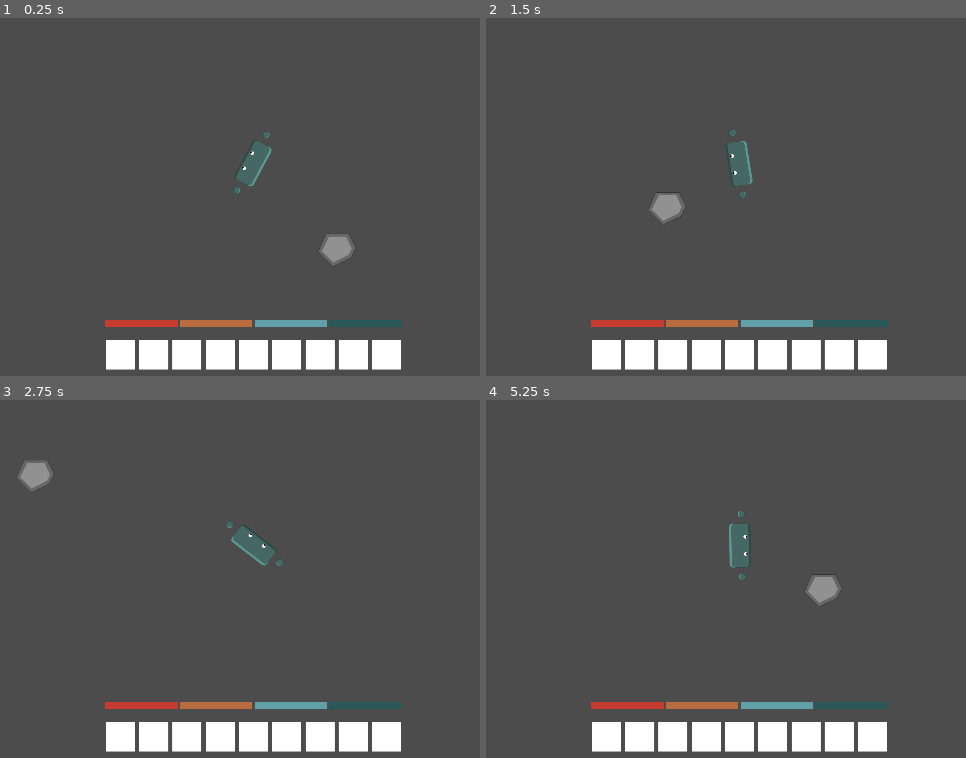
Above: before the commit, frames 1-4 (two rows, left to right).
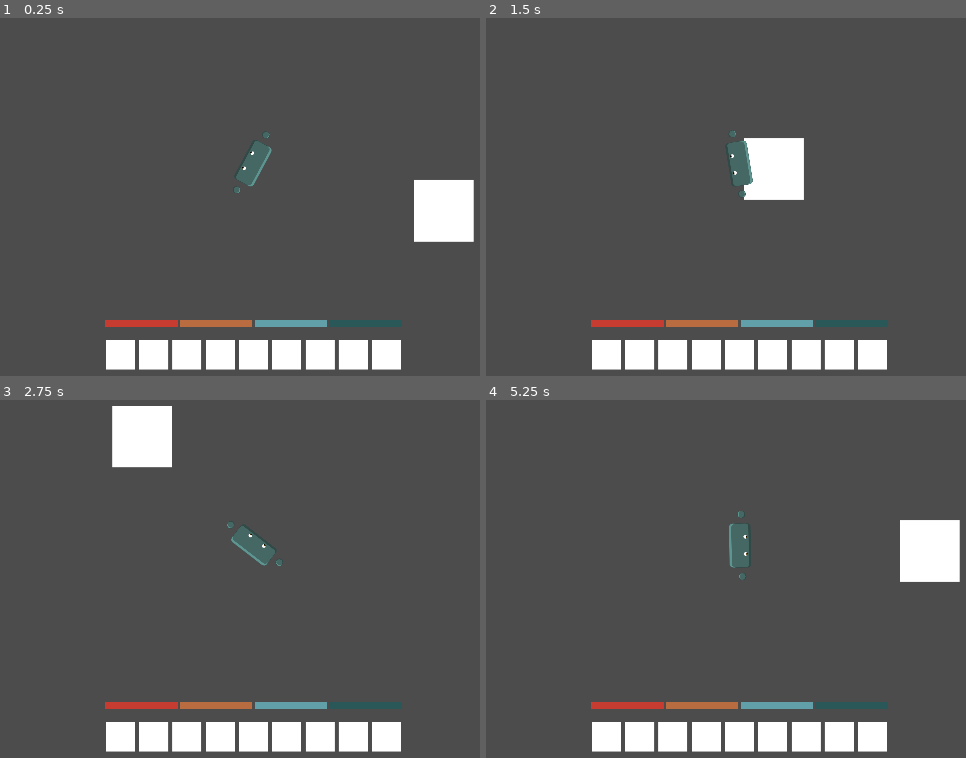
Above: after the commit, the same moments.

Repository: ZacharyLawrence13/HungarioGODOT
Game: Godot game, scene res://Main.tscn
Two runs of this game, one before a commit and one after it. Both use one fixed random seed, a clock stepped at 60 frames per second and the inputs below.
Inputs (mouse positions are in pixels of both pictures, inside the frame that each line leads up to):
- Up to frame 1 (0.25 s): no input
- Up to frame 2 (1.5 s): tap Enter at 0.5 s; move the mouse to (913, 139) at 0.52 s; hold Right (ui_right) 0.53-1.28 s; tap Space (ui_select) at 0.6, 0.77, 1.07, 1.35 s; move the mouse to (582, 186) at 1.27 s; hold Down (ui_down) from 1.28 s (still down)
- Up to frame 3 (2.75 s): tap Space (ui_select) at 1.52, 1.82, 2.1 s; move the mouse to (331, 446) at 2.02 s; release Down (ui_down) at 2.03 s; hold Right (ui_right) from 2.03 s (still down)
- Up to frame 4 (5.25 s): move the mouse to (697, 636) at 2.77 s; release Right (ui_right) at 2.78 s; hold Up (ui_up) 2.78-3.53 s; tap Space (ui_select) at 2.85, 3.02, 3.32, 3.6, 3.77, 4.07, 4.35, 4.52, 4.82, 5.1 s; move the mouse to (outside the picture) at 3.52 s; hold Left (ui_left) 3.53-5.03 s; move the mouse to (500, 478) at 4.27 s; move the mouse to (778, 546) at 5.02 s; hold Down (ui_down) from 5.03 s (still down)

The runs differ from the first frame. In frame 1, 2.6% of the frame differs, in the area x 49-99%, y 32-70%; in frame 2, 2.5%; in frame 3, 2.6%; in frame 4, 2.7%, in the area x 52-99%, y 32-58%.

Commit message:
Revert "rocks"
This reverts commit dc988bb200b4aeee71dcfb09fd617e55854cadc2.

Diff:
--- a/HUD.tscn
+++ b/HUD.tscn
@@ -1,6 +1,6 @@
 [gd_scene load_steps=2 format=2]
 
-[ext_resource path="res://Assets/HUD Icons/White_square.png" type="Texture" id=1]
+[ext_resource path="res://Assets/White_square.png" type="Texture" id=1]
 
 [node name="HUD" type="CanvasLayer"]
 
--- a/Main.gd
+++ b/Main.gd
@@ -22,10 +22,3 @@
 
 func night():
 	pass #do night things
-
-func _on_Player_hit_rock():
-	if $Rock.rock_amount <= 0:
-		print ("This resource is empty")
-		return
-	else:
-		$Rock.rock_amount -= 10
--- a/Main.tscn
+++ b/Main.tscn
@@ -1,31 +1,32 @@
 [gd_scene load_steps=5 format=2]
 
 [ext_resource path="res://Main.gd" type="Script" id=1]
-[ext_resource path="res://Player.tscn" type="PackedScene" id=2]
-[ext_resource path="res://HUD.tscn" type="PackedScene" id=3]
-[ext_resource path="res://Rock.tscn" type="PackedScene" id=4]
+[ext_resource path="res://Assets/White_square.png" type="Texture" id=2]
+[ext_resource path="res://Player.tscn" type="PackedScene" id=3]
+[ext_resource path="res://HUD.tscn" type="PackedScene" id=4]
 
-[node name="Main" type="Node" index="0"]
+[node name="Main" type="Node"]
 
 script = ExtResource( 1 )
 day = null
 
-[node name="Player" parent="." index="0" instance=ExtResource( 2 )]
+[node name="White_square" type="Sprite" parent="." index="0"]
 
-[node name="HUD" parent="." index="1" instance=ExtResource( 3 )]
+position = Vector2( 557.286, 213.192 )
+scale = Vector2( 0.205011, 0.212385 )
+texture = ExtResource( 2 )
 
-[node name="DayTimer" type="Timer" parent="." index="2"]
+[node name="Player" parent="." index="1" instance=ExtResource( 3 )]
+
+scale = Vector2( 0.75, 0.75 )
+
+[node name="HUD" parent="." index="2" instance=ExtResource( 4 )]
+
+[node name="DayTimer" type="Timer" parent="." index="3"]
 
 process_mode = 1
 wait_time = 150.0
 one_shot = false
 autostart = true
 
-[node name="Rock" parent="." index="3" instance=ExtResource( 4 )]
-
-position = Vector2( 200, 200 )
-_sections_unfolded = [ "Transform" ]
-
-[connection signal="hit_rock" from="Player" to="." method="_on_Player_hit_rock"]
-
 [connection signal="timeout" from="DayTimer" to="." method="_on_DayTimer_timeout"]
--- a/Player.gd
+++ b/Player.gd
@@ -1,13 +1,9 @@
 extends Area2D
-
-signal hit_rock
 
 export (int) var speed
 
 export (int) var food = 5
 export (int) var health = 50
-
-export (int) var rocks = 0
 
 var velocity = Vector2()
 var screensize = Vector2(1920, 1080)
@@ -47,14 +43,8 @@
 	#THIS IS ONLY TEMP
 	#when space is pressed...
 	if Input.is_action_just_pressed("ui_select"):
-
-		#print("Added 5 food!")
-		food += 5									## WHEN FOOD IS EATEN, THIS ADDS FOOD
-
-		print ("Subtracted 10 from this rock")		####
-		emit_signal("hit_rock")						#### ROCK STUFF
-		rocks += 10									#### ADDS ROCKS, SENDS OUT A SIGNAL
-		print ("Player now has ", rocks, " rocks")	####
+		print("Added 5 food!")
+		food += 5
 
 	#if food is more than none...
 	if food > 0:
--- a/Player.tscn
+++ b/Player.tscn
@@ -1,38 +1,36 @@
-[gd_scene load_steps=18 format=2]
+[gd_scene load_steps=5 format=2]
 
 [ext_resource path="res://Player.gd" type="Script" id=1]
-[ext_resource path="res://Assets/Player/Idle/Player_Idle_01.png" type="Texture" id=2]
-[ext_resource path="res://Assets/Player/Idle/Player_Idle_02.png" type="Texture" id=3]
-[ext_resource path="res://Assets/Player/Idle/Player_Idle_03.png" type="Texture" id=4]
-[ext_resource path="res://Assets/Player/Idle/Player_Idle_04.png" type="Texture" id=5]
-[ext_resource path="res://Assets/Player/Idle/Player_Idle_05.png" type="Texture" id=6]
-[ext_resource path="res://Assets/Player/Idle/Player_Idle_06.png" type="Texture" id=7]
-[ext_resource path="res://Assets/Player/Idle/Player_Idle_07.png" type="Texture" id=8]
-[ext_resource path="res://Assets/Player/Idle/Player_Idle_08.png" type="Texture" id=9]
-[ext_resource path="res://Assets/Player/Idle/Player_Idle_09.png" type="Texture" id=10]
-[ext_resource path="res://Assets/Player/Idle/Player_Idle_10.png" type="Texture" id=11]
-[ext_resource path="res://Assets/Player/Idle/Player_Idle_11.png" type="Texture" id=12]
-[ext_resource path="res://Assets/Player/Idle/Player_Idle_12.png" type="Texture" id=13]
-[ext_resource path="res://Assets/Player/Idle/Player_Idle_13.png" type="Texture" id=14]
-[ext_resource path="res://Assets/Player/Idle/Player_Idle_14.png" type="Texture" id=15]
+[ext_resource path="res://Assets/Player/Idle/Player_Idle.png" type="Texture" id=2]
 
-[sub_resource type="SpriteFrames" id=1]
-
-animations = [ {
-"frames": [ ExtResource( 2 ), ExtResource( 3 ), ExtResource( 4 ), ExtResource( 5 ), ExtResource( 6 ), ExtResource( 7 ), ExtResource( 8 ), ExtResource( 9 ), ExtResource( 10 ), ExtResource( 11 ), ExtResource( 12 ), ExtResource( 13 ), ExtResource( 14 ), ExtResource( 15 ) ],
-"loop": true,
-"name": "idle",
-"speed": 14.0
-} ]
-
-[sub_resource type="RectangleShape2D" id=2]
+[sub_resource type="RectangleShape2D" id=1]
 
 custom_solver_bias = 0.0
 extents = Vector2( 71.1106, 32.4032 )
 
+[sub_resource type="Animation" id=2]
+
+resource_name = "idle"
+length = 1.0
+loop = true
+step = 0.1
+tracks/0/type = "value"
+tracks/0/path = NodePath(".:frame")
+tracks/0/interp = 1
+tracks/0/loop_wrap = true
+tracks/0/imported = false
+tracks/0/enabled = true
+tracks/0/keys = {
+"times": PoolRealArray( 0, 1 ),
+"transitions": PoolRealArray( 1, 1 ),
+"update": 0,
+"values": [ 0, 13 ]
+}
+
 [node name="Player" type="Area2D" index="0"]
 
-scale = Vector2( 0.75, 0.75 )
+position = Vector2( 100, 100 )
+scale = Vector2( 0.2, 0.2 )
 input_pickable = true
 gravity_vec = Vector2( 0, 1 )
 gravity = 98.0
@@ -45,19 +43,12 @@
 speed = 500
 food = 5
 health = 50
-rocks = 0
 
-[node name="AnimatedSprite" type="AnimatedSprite" parent="." index="0"]
+[node name="CollisionShape2D" type="CollisionShape2D" parent="." index="0"]
 
-frames = SubResource( 1 )
-animation = "idle"
-frame = 11
+shape = SubResource( 1 )
 
-[node name="CollisionShape2D" type="CollisionShape2D" parent="." index="1"]
-
-shape = SubResource( 2 )
-
-[node name="Camera2D" type="Camera2D" parent="." index="2"]
+[node name="Camera2D" type="Camera2D" parent="." index="1"]
 
 anchor_mode = 1
 rotating = false
@@ -83,6 +74,25 @@
 editor_draw_drag_margin = false
 _sections_unfolded = [ "Drag Margin" ]
 
+[node name="Sprite" type="Sprite" parent="." index="2"]
+
+texture = ExtResource( 2 )
+vframes = 5
+hframes = 3
+frame = 13
+region_rect = Rect2( 240, 0, 0, 0 )
+_sections_unfolded = [ "Animation" ]
+
+[node name="AnimationPlayer" type="AnimationPlayer" parent="Sprite" index="0"]
+
+root_node = NodePath("..")
+autoplay = "idle"
+playback_process_mode = 1
+playback_default_blend_time = 0.0
+playback_speed = 1.0
+anims/idle = SubResource( 2 )
+blend_times = [  ]
+
 [node name="HungerTimer" type="Timer" parent="." index="3"]
 
 process_mode = 1
--- a/Rock.gd
+++ /dev/null
@@ -1,17 +0,0 @@
-extends Area2D
-
-var rock_amount = 100
-
-func _ready():
-	pass
-
-func _process(delta):
-	print (rock_amount)
-
-func _on_RockResourceTimer_timeout():
-	if rock_amount < 100:
-		rock_amount += 5
-	if rock_amount > 100:
-		rock_amount = 100
-	if rock_amount == 100:
-		pass
--- a/Rock.tscn
+++ /dev/null
@@ -1,41 +0,0 @@
-[gd_scene load_steps=4 format=2]
-
-[ext_resource path="res://Rock.gd" type="Script" id=1]
-[ext_resource path="res://Assets/Resources/Hungario Rock.png" type="Texture" id=2]
-
-[sub_resource type="CircleShape2D" id=1]
-
-custom_solver_bias = 0.0
-radius = 44.9308
-
-[node name="Rock" type="Area2D"]
-
-input_pickable = true
-gravity_vec = Vector2( 0, 1 )
-gravity = 98.0
-linear_damp = 0.1
-angular_damp = 1.0
-audio_bus_override = false
-audio_bus_name = "Master"
-script = ExtResource( 1 )
-
-[node name="Sprite" type="Sprite" parent="." index="0"]
-
-texture = ExtResource( 2 )
-offset = Vector2( 3, 0 )
-_sections_unfolded = [ "Offset", "Transform" ]
-
-[node name="CollisionShape2D" type="CollisionShape2D" parent="." index="1"]
-
-position = Vector2( 0.969241, 5.17989 )
-scale = Vector2( 0.979694, 0.80253 )
-shape = SubResource( 1 )
-
-[node name="RockResourceTimer" type="Timer" parent="." index="2"]
-
-process_mode = 1
-wait_time = 1.0
-one_shot = false
-autostart = false
-
-[connection signal="timeout" from="RockResourceTimer" to="." method="_on_RockResourceTimer_timeout"]
Not shown, removed: Assets/HUD Icons/White_square.png.import
Binary file removed: Assets/Player/Idle/Player_Idle_01.png
Not shown, removed: Assets/Player/Idle/Player_Idle_01.png.import
Binary file removed: Assets/Player/Idle/Player_Idle_02.png
Not shown, removed: Assets/Player/Idle/Player_Idle_02.png.import
Binary file removed: Assets/Player/Idle/Player_Idle_03.png
Not shown, removed: Assets/Player/Idle/Player_Idle_03.png.import
Binary file removed: Assets/Player/Idle/Player_Idle_04.png
Not shown, removed: Assets/Player/Idle/Player_Idle_04.png.import
Binary file removed: Assets/Player/Idle/Player_Idle_05.png
Not shown, removed: Assets/Player/Idle/Player_Idle_05.png.import
Binary file removed: Assets/Player/Idle/Player_Idle_06.png
(and 20 more such lines)
